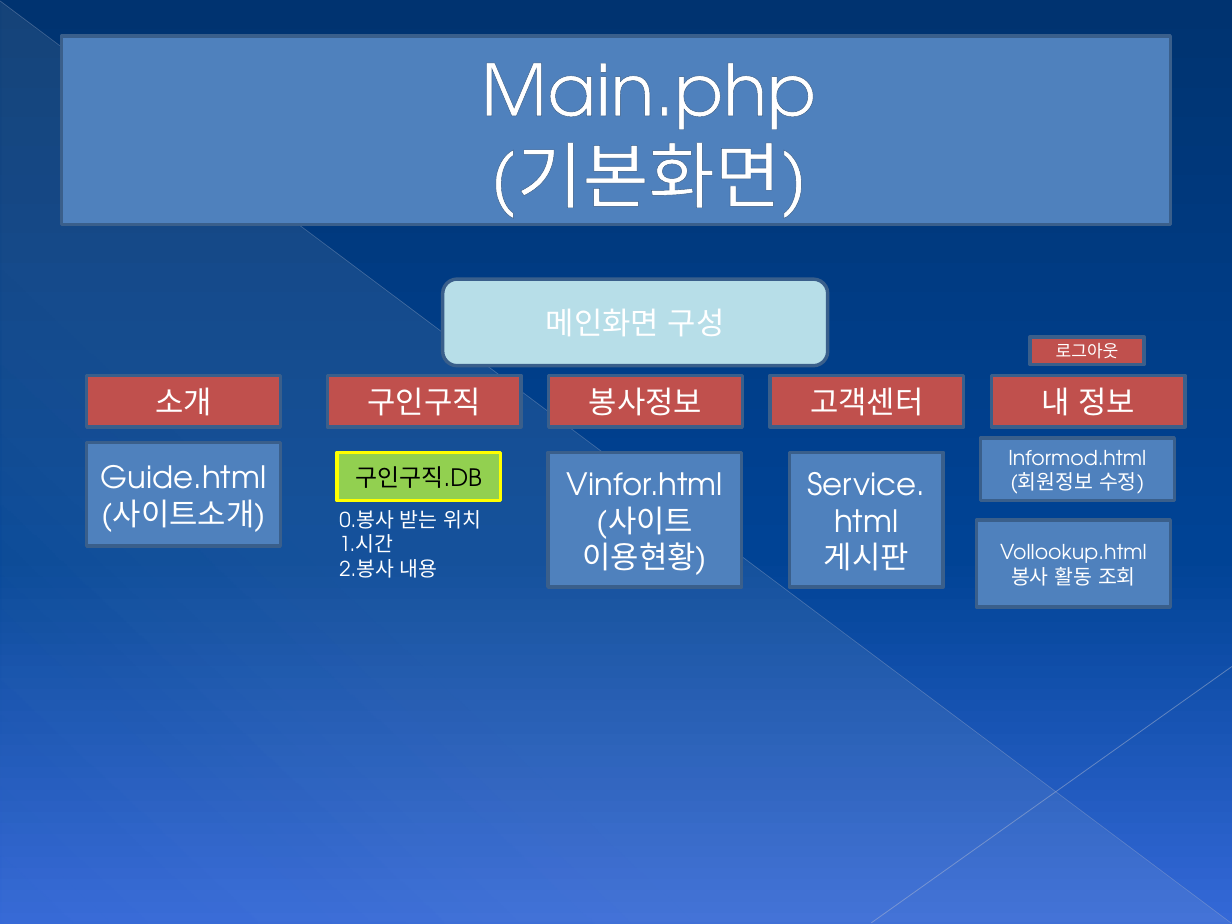
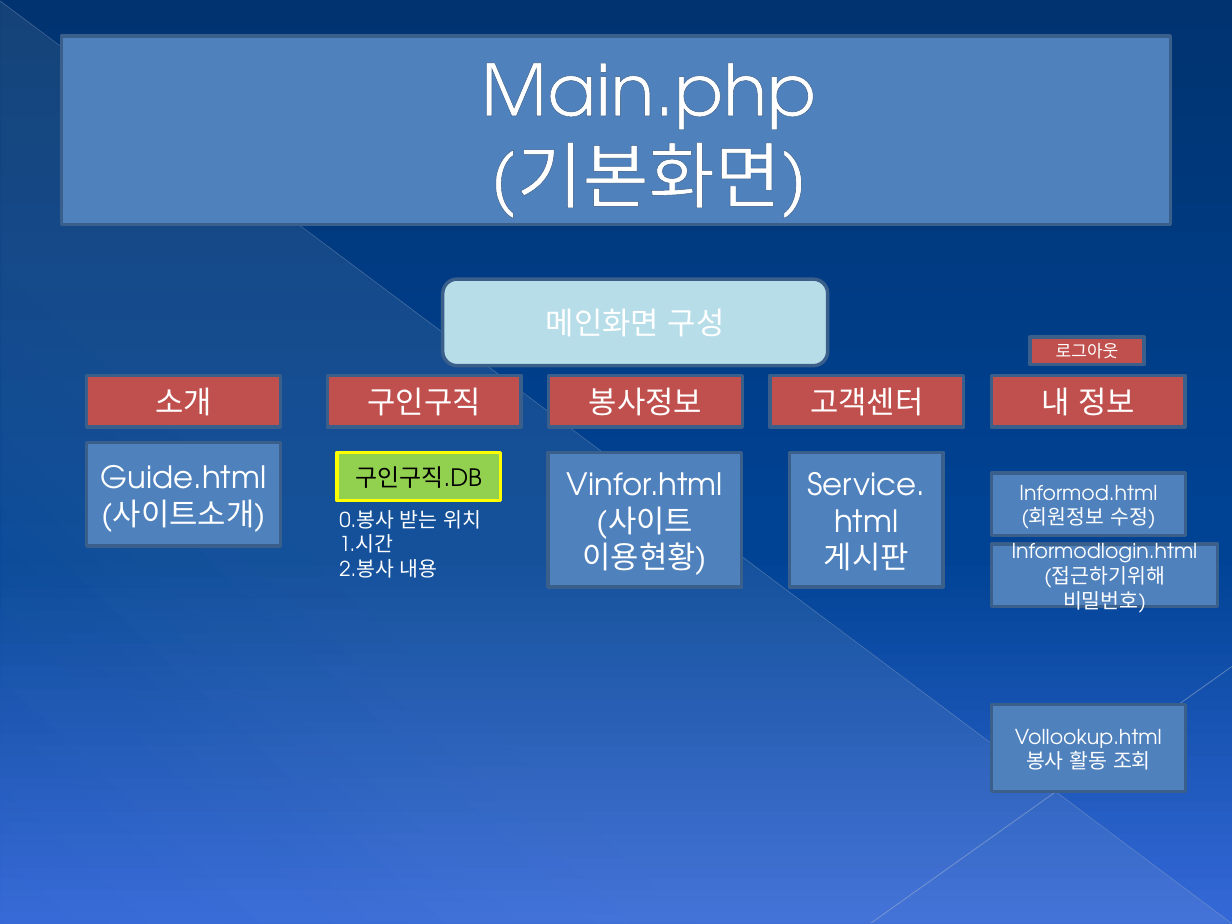
Before and after one commit to HighWoo/HelpingProject-php-mysql, a slide deck: slide 2 of 헬핑프로그램구조.pptx. Drawn at 1232x924 pixels with LibreOffice and Linux fonts; fonts in the diff are those of the drawing. Boxes give left, top, right and bottom in pixels: in the first picture for what was removed or moved away, otherwise in the second. Text is boxed around its words. In the diff, an @@ line names an element or a change of style, - is before the commit and + after.

```diff
--- a/헬핑프로그램구조.pptx
+++ b/헬핑프로그램구조.pptx
@@ rectangle "Informod.html": place and size @@
-rectangle "Informod.html" at box(981, 437, 1174, 500)
+rectangle "Informod.html" at box(992, 473, 1185, 536)
@@ rectangle added at box(992, 545, 1217, 607), fill #4F81BD, outline #3A5F8C 2 pt, 12 pt, text #FFFFFF @@
+Informodlogin.html
+(접근하기위해 비밀번호)
@@ rectangle "Vollookup.html": place and size @@
-rectangle "Vollookup.html" at box(977, 520, 1170, 607)
+rectangle "Vollookup.html" at box(992, 705, 1185, 792)
```
Also in this commit, not shown: 1 slide added.
